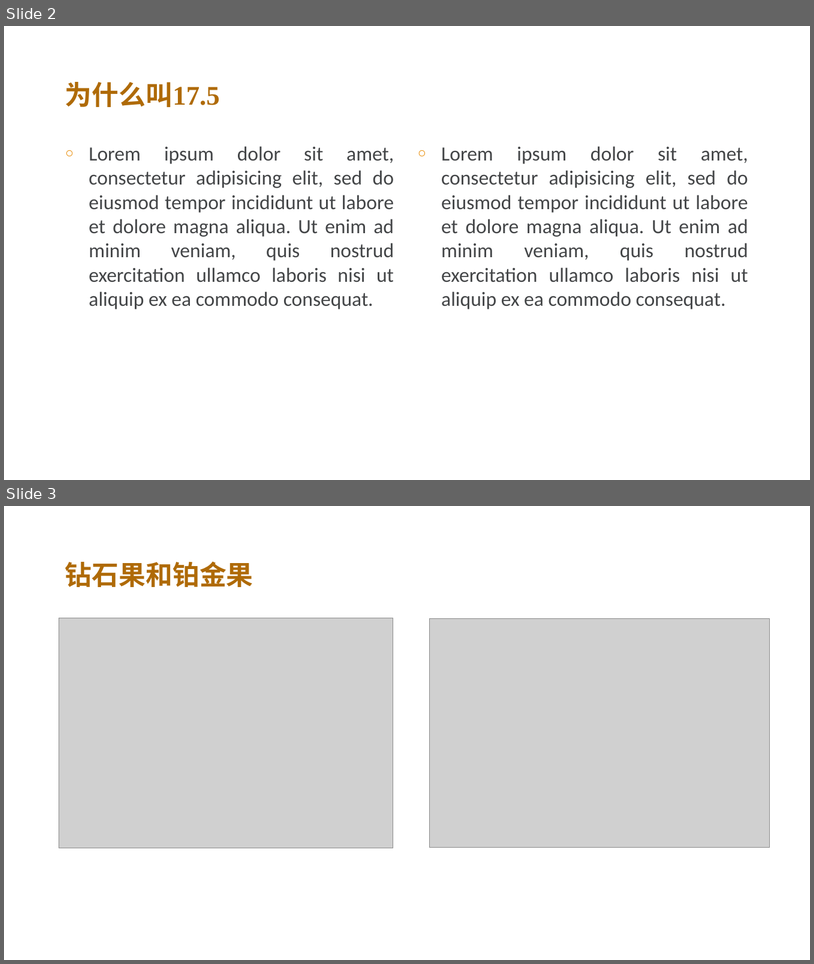
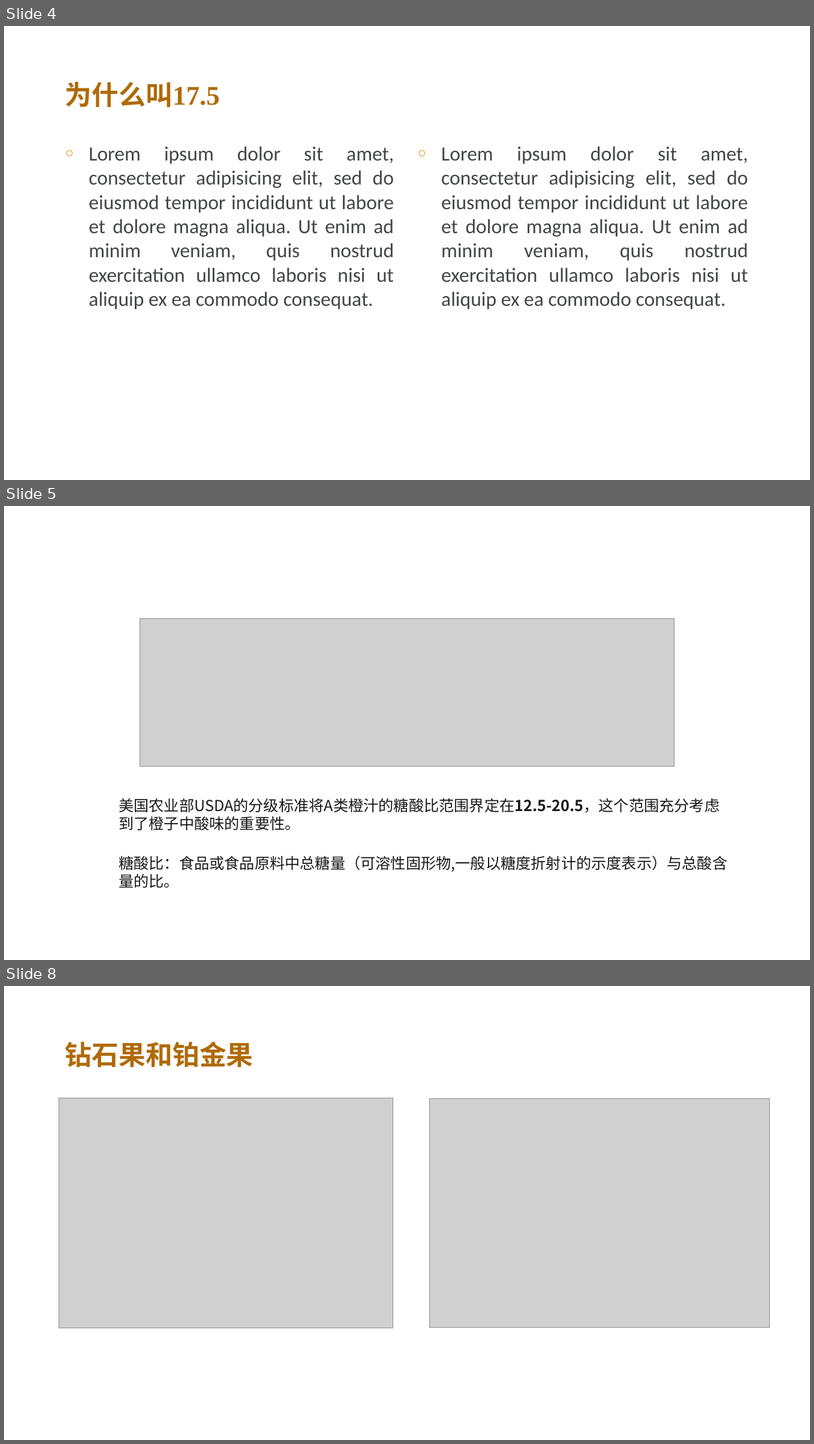
Before and after one commit to FredJiangFei/freetalk, a slide deck: 17.5/橙子.pptx. Shown one above the other, each under a label of ours: slides 2 and 3 before the commit, slides 4, 5 and 8 after it; the slides between them are not shown. The pictures are 814x964 and 814x1444 pixels, drawn with LibreOffice and Linux fonts; fonts in the diff are those of the drawing; grey boxes stand for pictures; background and template pictures are left out. Boxes give left, top, right and bottom in pixels: in the first picture for what was removed or moved away, otherwise in the second. Text is boxed around its words. In the diff, an @@ line names an element or a change of style, - is before the commit and + after.

```diff
--- a/17.5/橙子.pptx
+++ b/17.5/橙子.pptx
@@ slide 5 added at [4, 506, 810, 960], background picture (left out); not listed: 1 template element that a slide beside it also shows @@
@@ picture added at [140, 619, 675, 766] @@
@@ text added at [119, 798, 720, 830], 18 pt, text #191919 @@
+美国农业部USDA的分级标准将A类橙汁的糖酸比范围界定在12.5-20.5，这个范围充分考虑到了橙子中酸味的重要性。
@@ text added at [119, 855, 728, 888], 18 pt, text #191919 @@
+糖酸比：食品或食品原料中总糖量（可溶性固形物,一般以糖度折射计的示度表示）与总酸含量的比。
@@ what was slide 2 is now slide 4 @@
@@ what was slide 3 is now slide 8 @@
```
Also in this commit, not shown: 1 slide changed, 8 other slides added.
